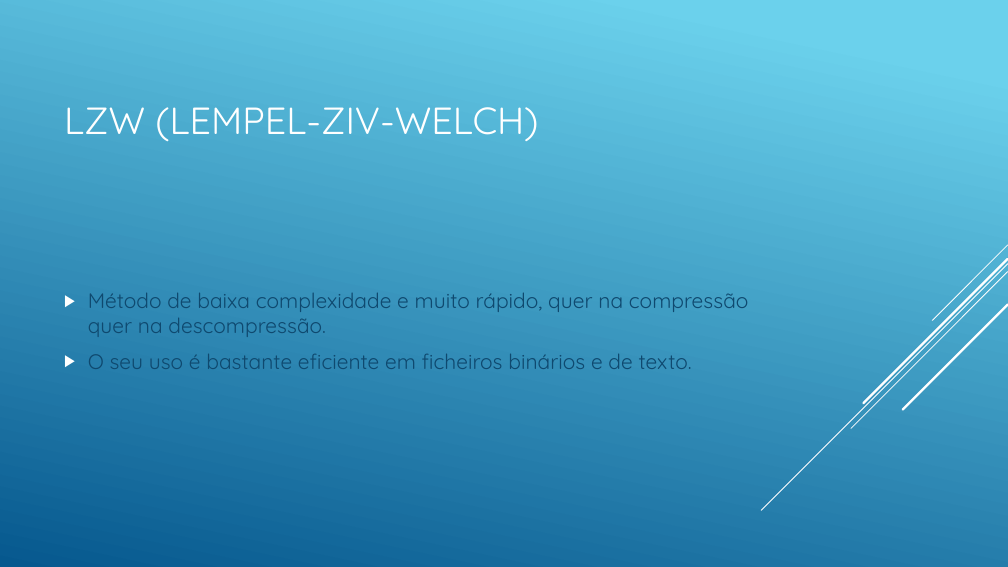
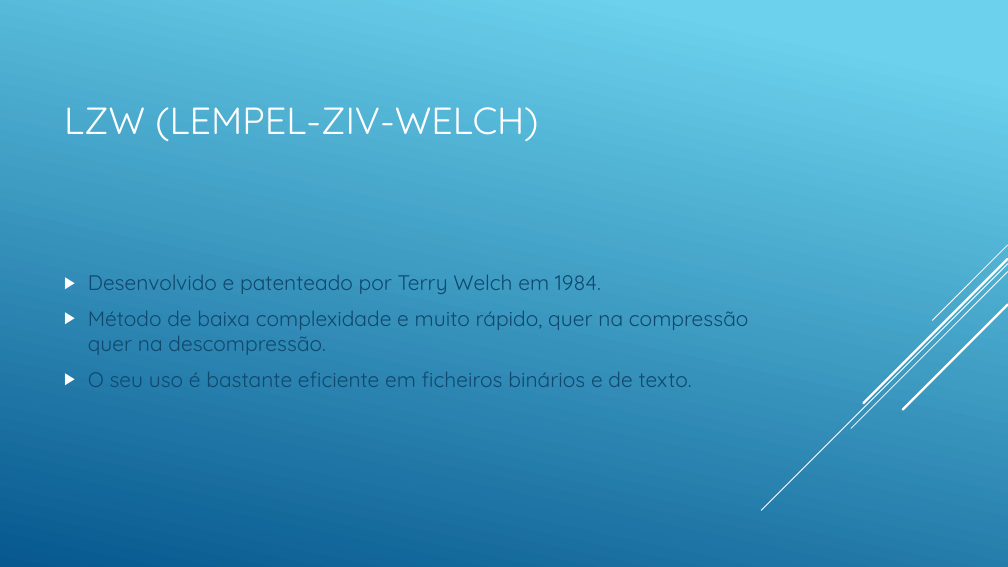
Before and after one commit to fabirino/TI_TP2, a slide deck: slide 5 of Apresentacao.pptx. Drawn at 1008x567 pixels with LibreOffice and Linux fonts; fonts in the diff are those of the drawing. Boxes give left, top, right and bottom in pixels: in the first picture for what was removed or moved away, otherwise in the second. Text is boxed around its words. In the diff, an @@ line names an element or a change of style, - is before the commit and + after.

```diff
--- a/Apresentacao.pptx
+++ b/Apresentacao.pptx
@@ text at box(88, 275, 601, 294): paragraph added @@
+▶ Desenvolvido e patenteado por Terry Welch em 1984.
```
Also in this commit, not shown: 5 other slides changed, 2 slides added, 1 slide removed, 3 other files.
